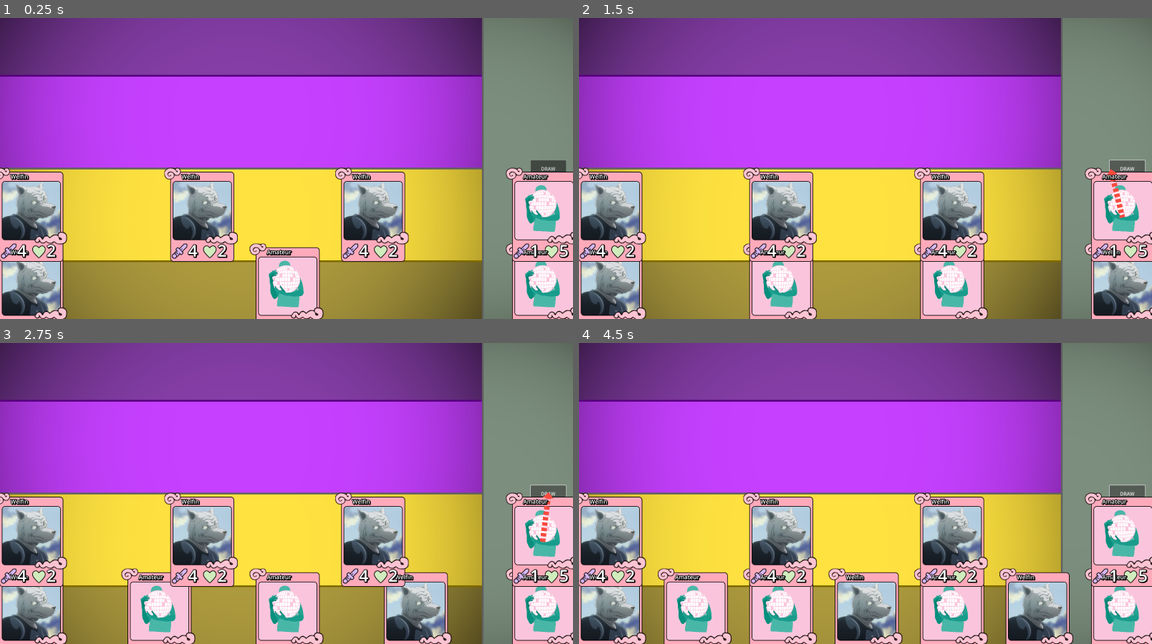
Above: before the commit, frames 1-4 (two rows, left to right).
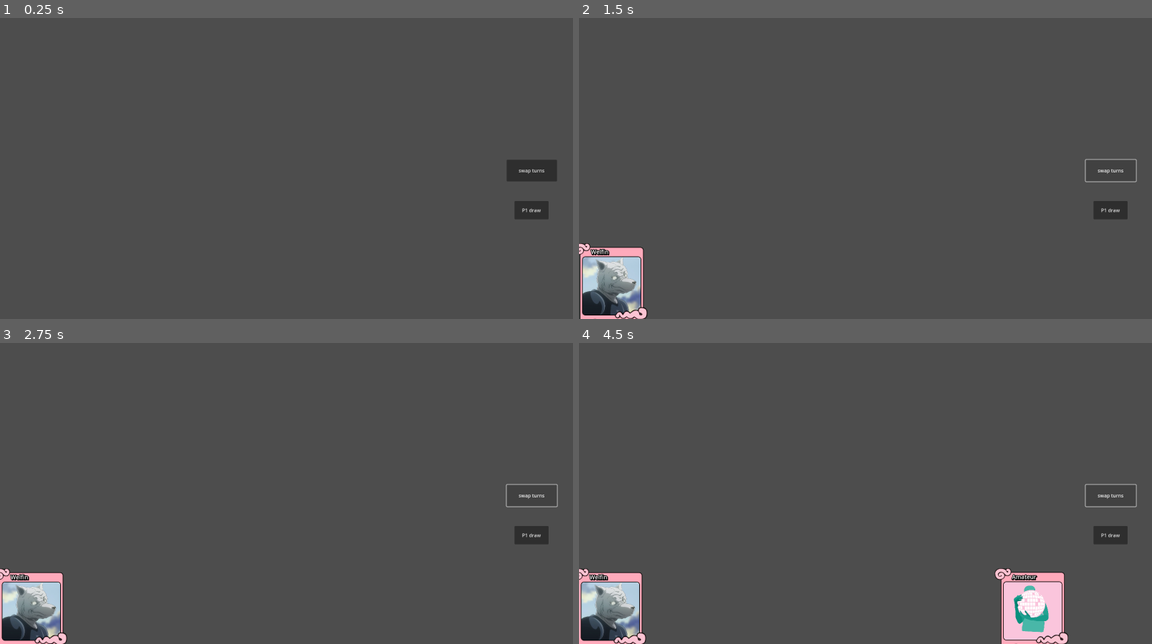
Above: after the commit, the same moments.

Repository: jhanchek/Godot-Card-Demo
Game: Godot game, scene res://level.tscn
Two runs of this game, one before a commit and one after it. Both use one fixed random seed, a clock stepped at 60 frames per second and the inputs below.
Inputs (mouse positions are in pixels of both pictures, inside the frame that each line leads up to):
- Up to frame 1 (0.25 s): no input
- Up to frame 2 (1.5 s): click (1111, 210) at 0.5 s, where only the run after the commit has a clickable "P1 draw"; click (1111, 171) at 1.25 s, where only the run after the commit has a clickable "swap turns"
- Up to frame 3 (2.75 s): click (550, 493) at 2 s, where only the run before the commit has a clickable "DRAW"
- Up to frame 4 (4.5 s): click (1129, 493) at 2.75 s, where only the run before the commit has a clickable "DRAW"; click (1111, 535) at 3.5 s, where only the run after the commit has a clickable "P1 draw"; click (1111, 496) at 4.25 s, where only the run after the commit has a clickable "swap turns"

The runs differ from the first frame. In frame 1, 98% of the frame differs, in the area x 0-100%, y 0-100%; in frame 2, 97%; in frame 3, 96%; in frame 4, 96%.

Commit message:
Refactor board control, add decks
Moves functions previously handled by DECK, HAND, and BOARD into PlayerOne and adds processing for text files that contain deck lists.

Diff:
--- a/CardFunctions.gd
+++ b/CardFunctions.gd
@@ -7,6 +7,7 @@
 @onready var template = $CardTemplate
 @onready var atk = template.get("base_atk")
 @onready var hp = template.get("base_hp")
+@onready var player = get_node("/root/GameManager/PlayerOne")
 
 func _ready():
 	pass
@@ -34,12 +35,7 @@
 	hp = hp - damage
 	template.set_hp_num(hp)
 	if hp <= 0:
-		var current_parent = get_parent()
-		if current_parent.has_method("move_cards"):
-			reparent(get_node("/root/GameManager/GRAVEYARD"))
-			#print("PARENT HAS METHOD!")
-			current_parent.move_cards()
-		queue_free()
+		player.move_to_graveyard(self)
 
 func before_attack():
 	pass
--- a/ClickableArea.gd
+++ b/ClickableArea.gd
@@ -2,14 +2,20 @@
 
 static var BUTTON_LEFT = 1
 
+@onready var game_manager = get_node("/root").find_child("GameManager") # NOTE might not find the node correctly
+@onready var player = get_node("/root/GameManager/PlayerOne")
+@onready var card_head = get_parent().get_parent()
+
+func _ready():
+	pass
+
 func _input_event(viewport, event, shape_idx):
 	if event is InputEventMouseButton and event.button_index == BUTTON_LEFT and event.is_pressed():
-		self.on_click()
+		#self.on_click()
+		player.register_click(card_head)
+
 
 func on_click():
-	var card_head = get_parent().get_parent()
-	#print("Click registered on ", card_head)
-
 	var where_am_i = card_head.get_parent().name
 	if where_am_i == "BOARD":
 		var Target_Line = get_node("/root/GameManager/TargettingLine")
@@ -27,11 +33,6 @@
 
 
 
-# Called when the node enters the scene tree for the first time.
-func _ready():
-	pass
-	#print("CLICKABLE AREA STATUS REPORT. ROOT:", get_node("/root"), " CHILDREN OF ROOT,", get_node("/root").get_children())
-	#print("NODE2D:", get_node("/root/Node2D"), " TARGET:", get_node("/root/Node2D/TargettingLine"))
 
 # Called every frame. 'delta' is the elapsed time since the previous frame.
 func _process(delta):
--- /dev/null
+++ b/GameManager.gd
@@ -0,0 +1,27 @@
+extends Node2D
+
+@onready var player_one = $PlayerOne
+@onready var player_two = $PlayerTwo
+@onready var current_player = player_one
+
+# Called when the node enters the scene tree for the first time.
+func _ready():
+	pass # Replace with function body.
+
+
+# Called every frame. 'delta' is the elapsed time since the previous frame.
+func _process(delta):
+	pass
+
+# TODO
+# Players have a deck, a hand, a board, and a graveyard
+# The game manager handles swapping player turns
+# If a card is drawn, the manager checks that player's deck list and finds a card (or sees that the deck is empty)
+# It then sees if the player's hand has space. Q: What do you do about drawing when your hand is full?
+# NOTE Deck can have func "is_empty()->bool" Hand can have a function called "is_full(int)->bool" etc
+# If a card is clicked, see if it's in the current player's hand or board.
+# If in hand, see if it can be moved to board.
+# If on board, track it for targetting logic.
+# NOTE should there even be a HAND and BOARD or should all cards just float together?
+# NOTE when a card_move is going to take place, generate all current and new card positions.
+# Then lerp() all cards between old and new positions.
--- /dev/null
+++ b/PlayerOne.gd
@@ -0,0 +1,111 @@
+extends Node2D
+
+var player_name = "Anton"
+
+var left_bound = 100
+var right_bound = 1500
+var hand_y = 905
+var board_y = 654
+
+var max_hand_size = 7
+var max_board_size = 7
+
+var deck_list = [
+	"card_head",
+	"card_head_two",
+	"card_head",
+	"card_head_two",
+	"card_head",
+	"card_head_two",
+	"card_head",
+	"card_head_two"
+]
+var hand = []
+var board = []
+var graveyard = []
+
+var card_positions = {}
+
+@onready var line = get_node("/root/GameManager/TargettingLine")
+var cached_card = null
+
+@onready var GameManager = get_parent()
+
+func _ready():
+	var deck_file = FileAccess.open("res://deck_lists/deck_list_zero.txt", FileAccess.READ)
+
+	deck_list.clear()
+	while deck_file.get_position() < deck_file.get_length():
+		deck_list.append(deck_file.get_line())
+
+	deck_file.close()
+
+func _process(delta):
+	for card in card_positions:
+		card.set("global_position", lerp(card.position, card_positions[card], 0.1))
+
+	for card in graveyard:
+		card.set("global_position", lerp(card.position, Vector2(-200, 610), 0.1))
+
+func _on_button_pressed():
+	if !deck_list.is_empty() and len(hand) < max_hand_size:
+		var top_card = deck_list.pop_at(0)
+		var loaded_card = load("res://" + top_card + ".tscn")
+		var new_card = loaded_card.instantiate()
+		add_child(new_card)
+		hand.append(new_card)
+		new_card.set("global_position", Vector2(1708,610))
+
+		set_new_card_positions()
+
+func set_new_card_positions():
+	card_positions.clear()
+
+	var num_of_cards_float: float = len(hand) - 1.0
+	if num_of_cards_float < 1.0:
+		num_of_cards_float = float(1.0)
+	for i in len(hand):
+		card_positions[hand[i]] = Vector2(
+				lerp(left_bound, right_bound, i/(num_of_cards_float)),
+				hand_y
+			)
+
+	num_of_cards_float = len(board) - 1.0
+	if num_of_cards_float < 1.0:
+		num_of_cards_float = float(1.0)
+	for i in len(board):
+		card_positions[board[i]] = Vector2(
+				lerp(left_bound, right_bound, i/(num_of_cards_float)),
+				board_y
+			)
+
+func register_click(card):
+	if hand.has(card):
+		if len(board) < max_board_size:
+			put_into_play(card)
+	elif board.has(card):
+		targetting_system(card)
+		#pass
+		#var Target_Line = get_node("/root/GameManager/TargettingLine")
+		#Target_Line.draw(card)
+		# add to targetting system
+
+func put_into_play(card):
+	var index = hand.find(card)
+	board.append(hand.pop_at(index))
+	set_new_card_positions()
+
+func targetting_system(target):
+	if cached_card == null:
+		cached_card = target
+		line.set_point(cached_card.position)
+	else:
+		if cached_card != target:
+			cached_card.attack(target)
+		cached_card = null
+		line.set_no_points()
+
+func move_to_graveyard(card):
+	var index = board.find(card)
+	graveyard.append(board.pop_at(index))
+	set_new_card_positions()
--- /dev/null
+++ b/PlayerTwo.gd
@@ -0,0 +1,12 @@
+extends Node2D
+
+var player_name = "Batto"
+
+# Called when the node enters the scene tree for the first time.
+func _ready():
+	pass # Replace with function body.
+
+
+# Called every frame. 'delta' is the elapsed time since the previous frame.
+func _process(delta):
+	pass
--- a/TargettingLine.gd
+++ b/TargettingLine.gd
@@ -2,6 +2,8 @@
 
 var cached_card = null
 @onready var triangle = $Triangle
+
+var draw_line = false
 
 # Called when the node enters the scene tree for the first time.
 func _ready():
@@ -11,7 +13,8 @@
 
 # Called every frame. 'delta' is the elapsed time since the previous frame.
 func _process(delta):
-	if cached_card != null:
+	#if cached_card != null:
+	if draw_line == true:
 		var slightly_short_of_mouse = ((get_global_mouse_position() * 10) + (get_point_position(0) * 1)) / 11
 		#set_point_position(1, get_global_mouse_position()) # set the end point to always be where the mouse is
 		#triangle.set("position", get_global_mouse_position())
@@ -27,6 +30,17 @@
 	#remove_point(0)
 	#add_point(Vector2(56, 157))
 	#add_point(Vector2(200, 15))
+func set_point(p):
+	triangle.set("visible", true)
+	add_point(p) # point 0 will be static
+	add_point(p) # point 1 will update in _process
+	draw_line = true
+
+func set_no_points():
+	triangle.set("visible", false)
+	remove_point(0) # maybe just set visibility to false
+	remove_point(0)
+	draw_line = false
 
 func draw(target: CardFunctions): # rename; this function draws the line but can be confused with drawing cards.
 	#print("Line function received ", target)
--- a/level.tscn
+++ b/level.tscn
@@ -1,6 +1,9 @@
-[gd_scene load_steps=13 format=3 uid="uid://craidou732c18"]
+[gd_scene load_steps=16 format=3 uid="uid://craidou732c18"]
 
+[ext_resource type="Script" path="res://GameManager.gd" id="1_60m4a"]
 [ext_resource type="Script" path="res://HAND.gd" id="1_c4f2n"]
+[ext_resource type="Script" path="res://PlayerOne.gd" id="2_r83h2"]
+[ext_resource type="Script" path="res://PlayerTwo.gd" id="3_ceacy"]
 [ext_resource type="Texture2D" uid="uid://ivu7wj1ndems" path="res://arrow_texture.png" id="3_jh8p4"]
 [ext_resource type="Texture2D" uid="uid://di3jqy0a0choy" path="res://arrow_texture_2.png" id="4_4txhr"]
 [ext_resource type="Script" path="res://BOARD.gd" id="4_p6j7l"]
@@ -24,8 +27,31 @@
 frame_3/duration = 1.0
 
 [node name="GameManager" type="Node2D"]
+script = ExtResource("1_60m4a")
+
+[node name="PlayerOne" type="Node2D" parent="."]
+script = ExtResource("2_r83h2")
+
+[node name="Button" type="Button" parent="PlayerOne"]
+offset_left = 1706.0
+offset_top = 608.0
+offset_right = 1819.0
+offset_bottom = 669.0
+text = "P1 draw"
+
+[node name="PlayerTwo" type="Node2D" parent="."]
+script = ExtResource("3_ceacy")
+
+[node name="Button" type="Button" parent="PlayerTwo"]
+visible = false
+offset_left = 1705.0
+offset_top = 356.0
+offset_right = 1815.0
+offset_bottom = 415.0
+text = "P2 draw"
 
 [node name="DECK" type="Button" parent="."]
+visible = false
 offset_left = 1760.0
 offset_top = 473.0
 offset_right = 1877.0
@@ -34,6 +60,7 @@
 script = ExtResource("10_tnoow")
 
 [node name="HAND" type="Node2D" parent="."]
+visible = false
 position = Vector2(950, 905)
 script = ExtResource("1_c4f2n")
 
@@ -47,6 +74,7 @@
 position = Vector2(-283, 346)
 
 [node name="BOARD" type="Node2D" parent="."]
+visible = false
 position = Vector2(950, 654)
 script = ExtResource("4_p6j7l")
 
@@ -78,8 +106,17 @@
 polygon = PackedVector2Array(0, -18, 0, 18, 19, 0)
 
 [node name="GameBoard" type="Sprite2D" parent="."]
+visible = false
 z_index = -3
 texture = ExtResource("11_iuqsy")
 offset = Vector2(950, 500)
 
+[node name="Button" type="Button" parent="."]
+offset_left = 1680.0
+offset_top = 471.0
+offset_right = 1847.0
+offset_bottom = 543.0
+text = "swap turns"
+
+[connection signal="pressed" from="PlayerOne/Button" to="PlayerOne" method="_on_button_pressed"]
 [connection signal="pressed" from="DECK" to="DECK" method="_on_pressed"]
Not shown, added: deck_lists/deck_list_zero.txt
